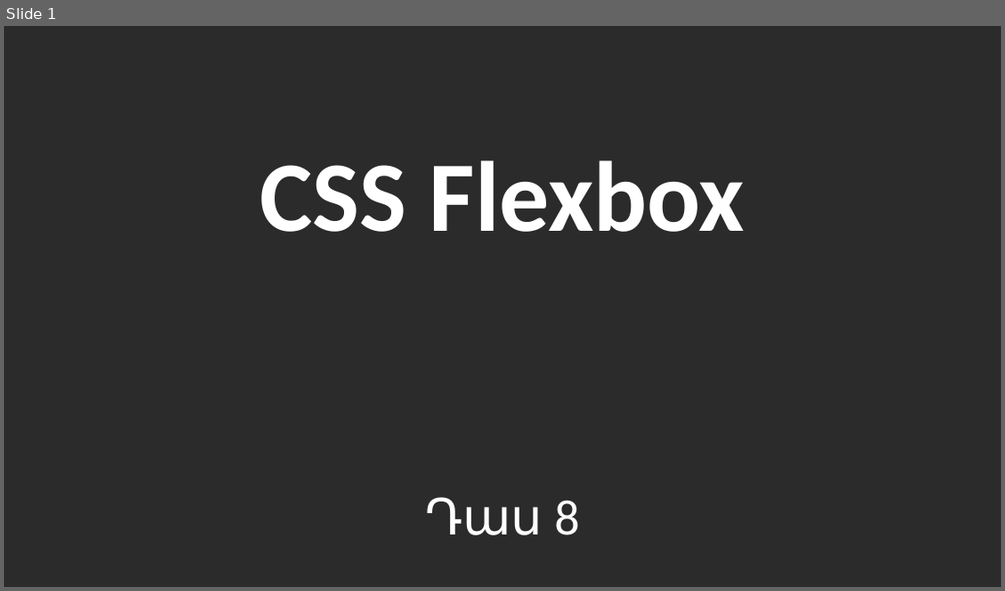
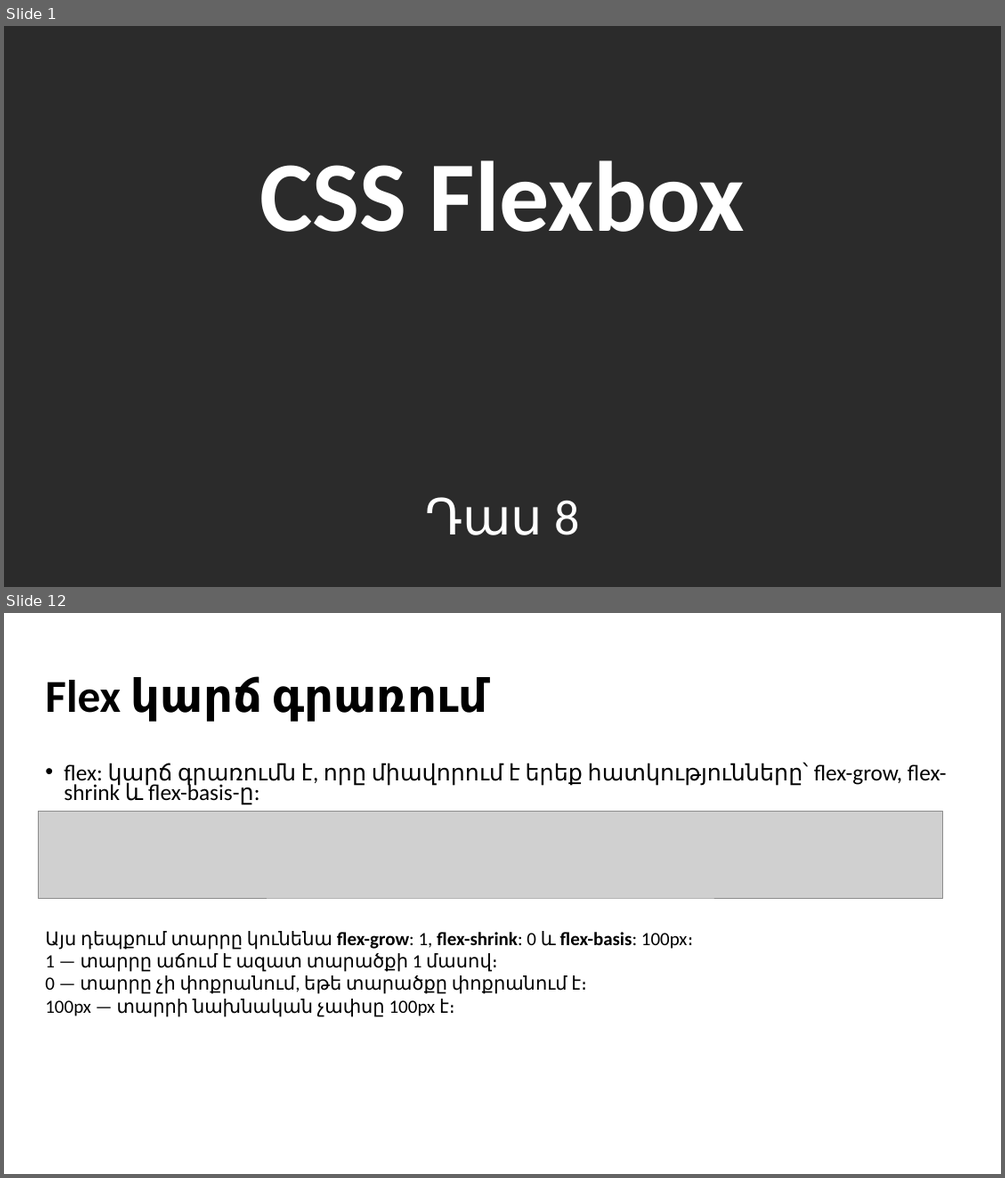
Before and after one commit to blackrainbowtest/BeeOnCode, a slide deck: HTML/08-CSS Flexbox.pptx. Shown one above the other, each under a label of ours: slide 1 before the commit, slides 1 and 12 after it; the slides between them are not shown. The pictures are 1005x591 and 1005x1178 pixels, drawn with LibreOffice and Linux fonts; fonts in the diff are those of the drawing; grey boxes stand for pictures; background and template pictures are left out; a plain dark background stands for a picture behind light text. Boxes give left, top, right and bottom in pixels: in the first picture for what was removed or moved away, otherwise in the second. Text is boxed around its words. In the diff, an @@ line names an element or a change of style, - is before the commit and + after.

```diff
--- a/HTML/08-CSS Flexbox.pptx
+++ b/HTML/08-CSS Flexbox.pptx
@@ slide 12 added at [4, 613, 1001, 1174], background picture (left out) @@
@@ title added at [45, 676, 488, 721], 44 pt, text #000000, bold @@
+Flex կարճ գրառում
@@ text added at [64, 762, 947, 805], 21.7 pt, text #000000 @@
+• flex: կարճ գրառումն է, որը միավորում է երեք հատկությունները՝ flex-grow, flex-shrink և flex-basis-ը:
@@ picture added at [38, 811, 942, 898] @@
@@ text added at [45, 931, 694, 1017], 18 pt, text #000000 @@
+Այս դեպքում տարրը կունենա flex-grow: 1, flex-shrink: 0 և flex-basis: 100px։
+1 — տարրը աճում է ազատ տարածքի 1 մասով։
+0 — տարրը չի փոքրանում, եթե տարածքը փոքրանում է։
+100px — տարրի նախնական չափսը 100px է։
```
Also in this commit, not shown: 1 slide changed, 10 other slides added, 27 other files.
